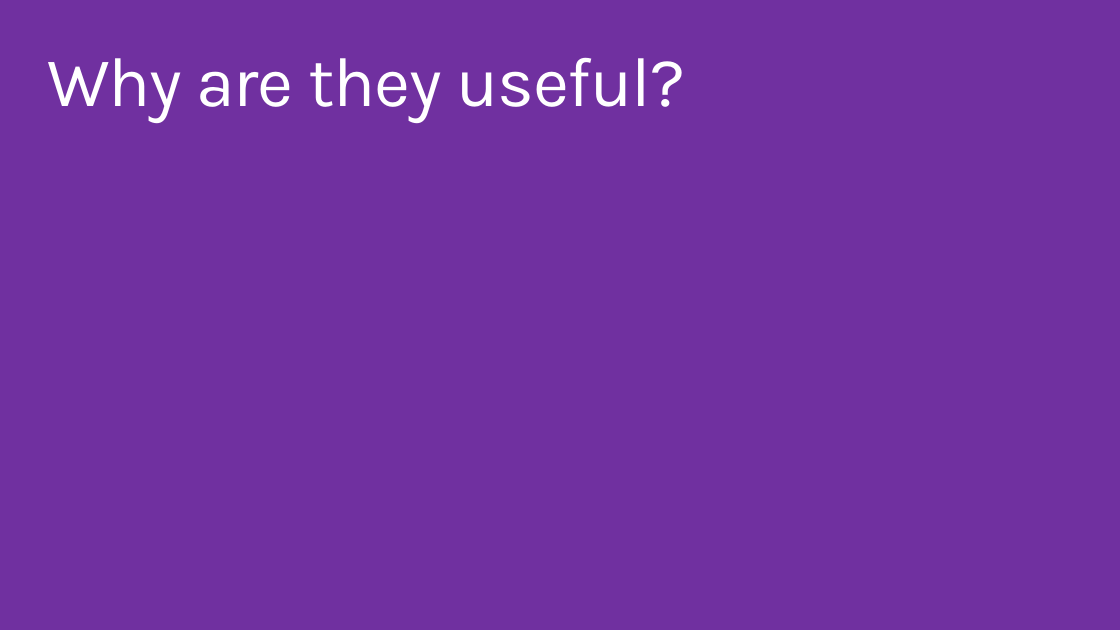
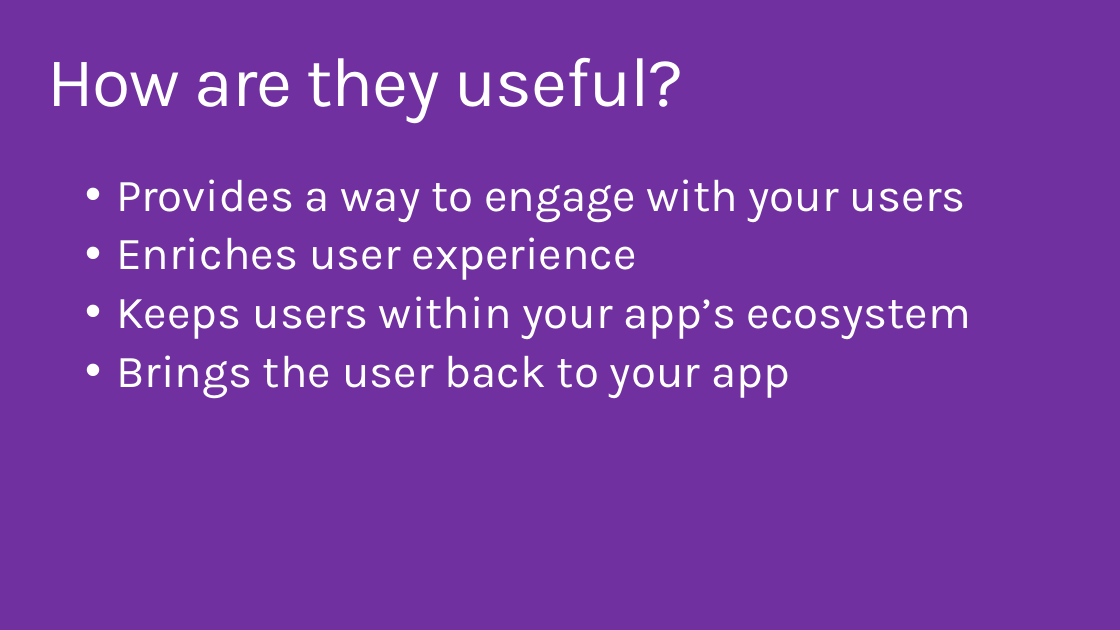
Before and after one commit to ovishesh/MSA-2015-16, a slide deck: slide 3 of Auckland/Day 3/Push Notification/Push Notification.pptx. Drawn at 1120x630 pixels with LibreOffice and Linux fonts; fonts in the diff are those of the drawing; background and template pictures are left out. Boxes give left, top, right and bottom in pixels: in the first picture for what was removed or moved away, otherwise in the second. Text is boxed around its words. In the diff, an @@ line names an element or a change of style, - is before the commit and + after.

```diff
--- a/Auckland/Day 3/Push Notification/Push Notification.pptx
+++ b/Auckland/Day 3/Push Notification/Push Notification.pptx
@@ title at (47, 57, 684, 123): text changed @@
-Why are they useful?
+How are they useful?
@@ text added at (116, 179, 971, 398), 39.2 pt, text #FFFFFF @@
+• Provides a way to engage with your users
+• Enriches user experience
+• Keeps users within your app’s ecosystem
+• Brings the user back to your app
```
Also in this commit, not shown: 2 slides added.
